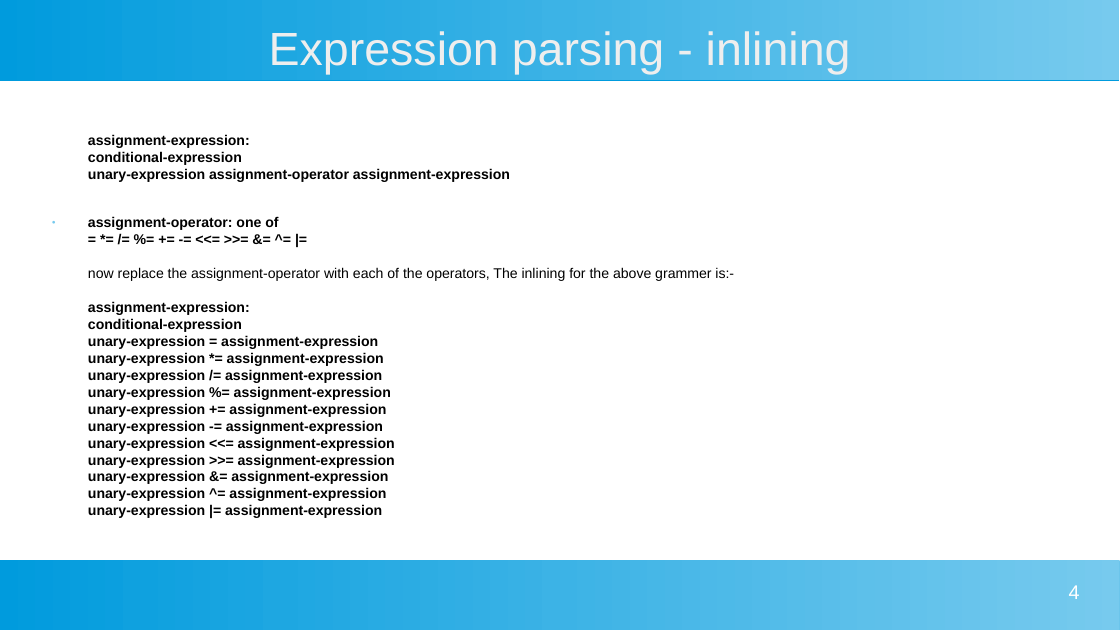
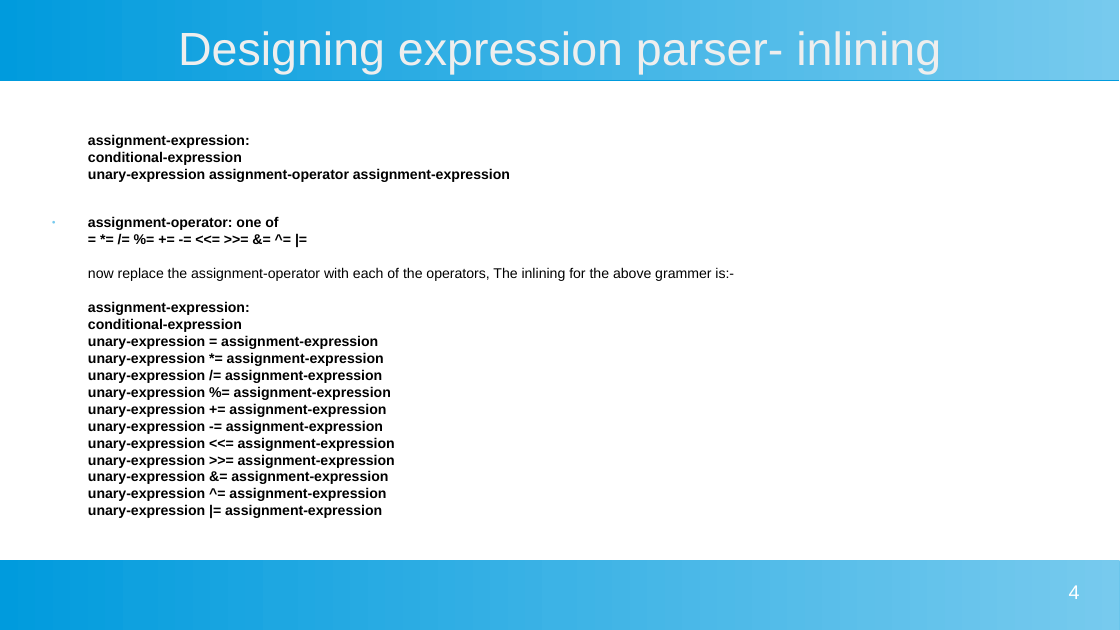
Before and after one commit to daipayan-bhowal/ProtoCParser, a slide deck: slide 4 of Manual/C Parser.pptx. Drawn at 1120x630 pixels with LibreOffice and Linux fonts; fonts in the diff are those of the drawing. Boxes give left, top, right and bottom in pixels: in the first picture for what was removed or moved away, otherwise in the second. Text is boxed around its words. In the diff, an @@ line names an element or a change of style, - is before the commit and + after.

Commit message:
Manual PPT file C-Parser.ppt updated

```diff
--- a/Manual/C Parser.pptx
+++ b/Manual/C Parser.pptx
@@ title at [178, 31, 941, 74]: text changed @@
-Expression parsing - inlining
+Designing expression parser- inlining
```
Also in this commit, not shown: 16 other slides changed, 3 slides added, 5 other files.
